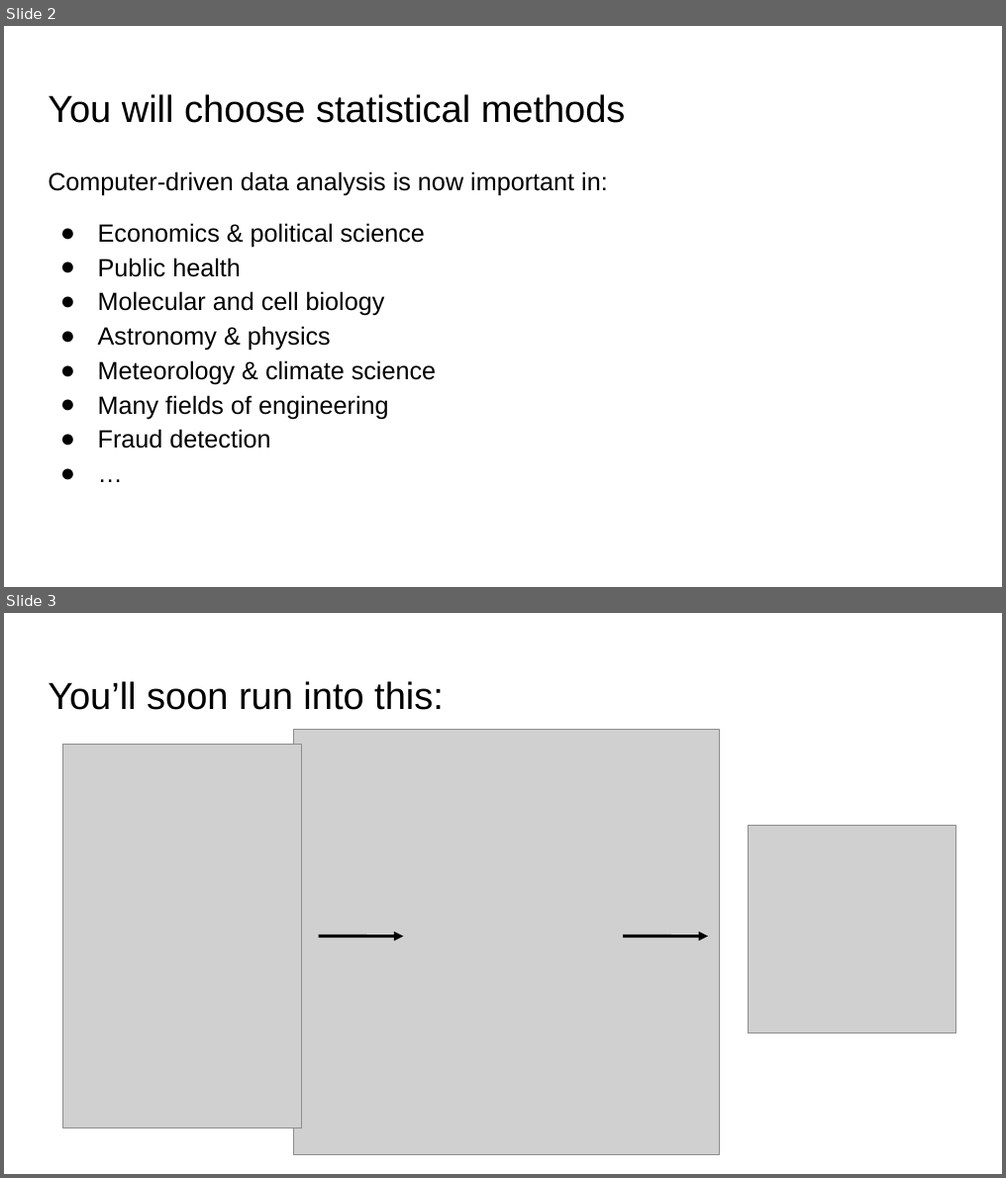
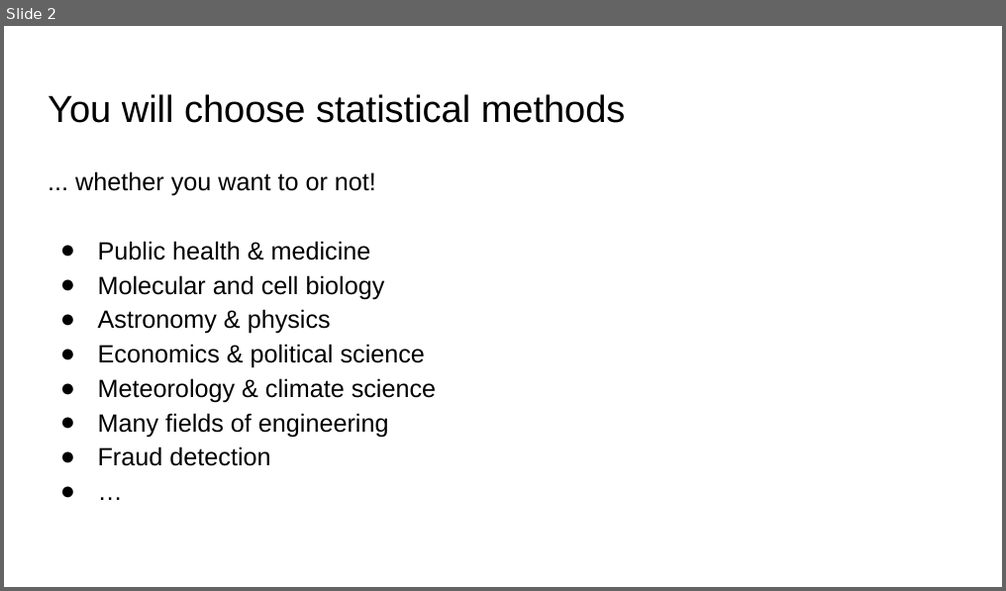
Before and after one commit to ekernf01/HEART_choosing_stat_methods, a slide deck: course content/Choosing statistical methods day 1.pptx. Shown one above the other, each under a label of ours: slides 2 and 3 before the commit, slide 2 after it. The pictures are 1006x1178 and 1006x591 pixels, drawn with LibreOffice and Linux fonts; fonts in the diff are those of the drawing; grey boxes stand for pictures. Boxes give left, top, right and bottom in pixels: in the first picture for what was removed or moved away, otherwise in the second. Text is boxed around its words. In the diff, an @@ line names an element or a change of style, - is before the commit and + after.

```diff
--- a/course content/Choosing statistical methods day 1.pptx
+++ b/course content/Choosing statistical methods day 1.pptx
@@ slide 3 removed at bbox=[4, 613, 1002, 1174], background #FFFFFF @@
@@ text removed at bbox=[48, 681, 444, 710] @@
-You’ll soon run into this:
@@ picture removed at bbox=[293, 729, 720, 1155] @@
@@ picture removed at bbox=[62, 745, 301, 1128] @@
@@ picture removed at bbox=[748, 826, 956, 1033] @@
@@ freeform shape removed at bbox=[319, 937, 403, 937] @@
@@ freeform shape removed at bbox=[623, 937, 708, 937] @@
@@ slide 2 changed as well @@
@@ text at bbox=[75, 172, 376, 261]: text changed @@
-Computer-driven data analysis is now important in:
-● Economics & political science
-● Public health
+... whether you want to or not!
+● Public health & medicine
@@ text at bbox=[98, 344, 425, 369]: paragraph added @@
+● Economics & political science
```
Also in this commit, not shown: 4 other slides changed, 3 slides added, 3 other slides removed, 1 other file.
